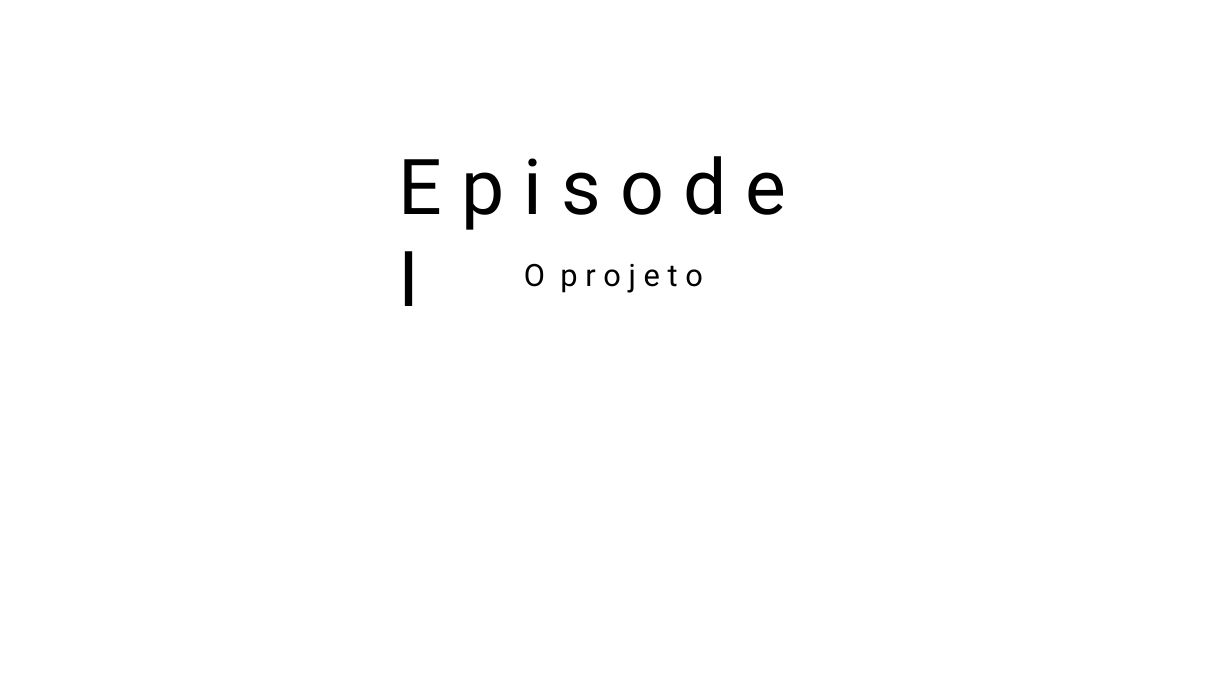
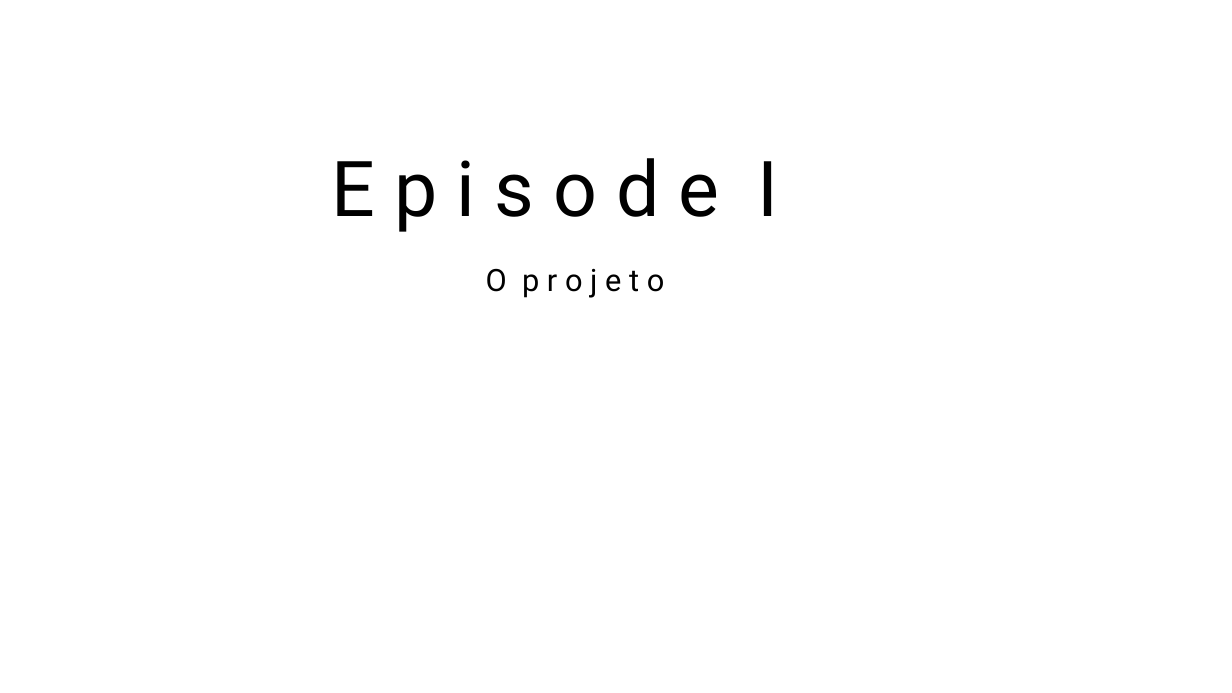
Before and after one commit to daniellygj/Fatec, a slide deck: slide 3 of 2º Semestre/Arquitetura e modelagem de dados/Projeto final/Slide.pptx. Drawn at 1232x693 pixels with LibreOffice and Linux fonts; fonts in the diff are those of the drawing; background and template pictures are left out. Boxes give left, top, right and bottom in pixels: in the first picture for what was removed or moved away, otherwise in the second. Text is boxed around its words. In the diff, an @@ line names an element or a change of style, - is before the commit and + after.

```diff
--- a/2º Semestre/Arquitetura e modelagem de dados/Projeto final/Slide.pptx
+++ b/2º Semestre/Arquitetura e modelagem de dados/Projeto final/Slide.pptx
@@ text "E p i s o ..." rewrapped from box(399, 156, 787, 306) to box(332, 158, 779, 232) @@
@@ text "O p r o j ...": place and size @@
-text "O p r o j ..." at box(524, 263, 703, 293)
+text "O p r o j ..." at box(486, 268, 665, 298)
```
Also in this commit, not shown: 12 other slides changed, 1 other file.
